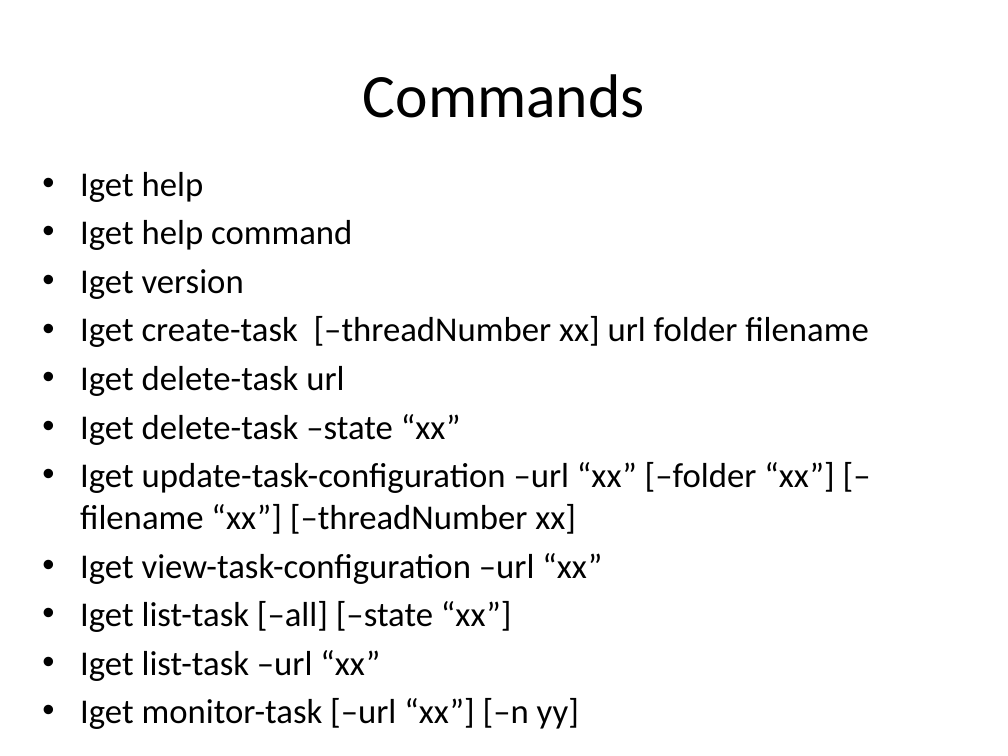
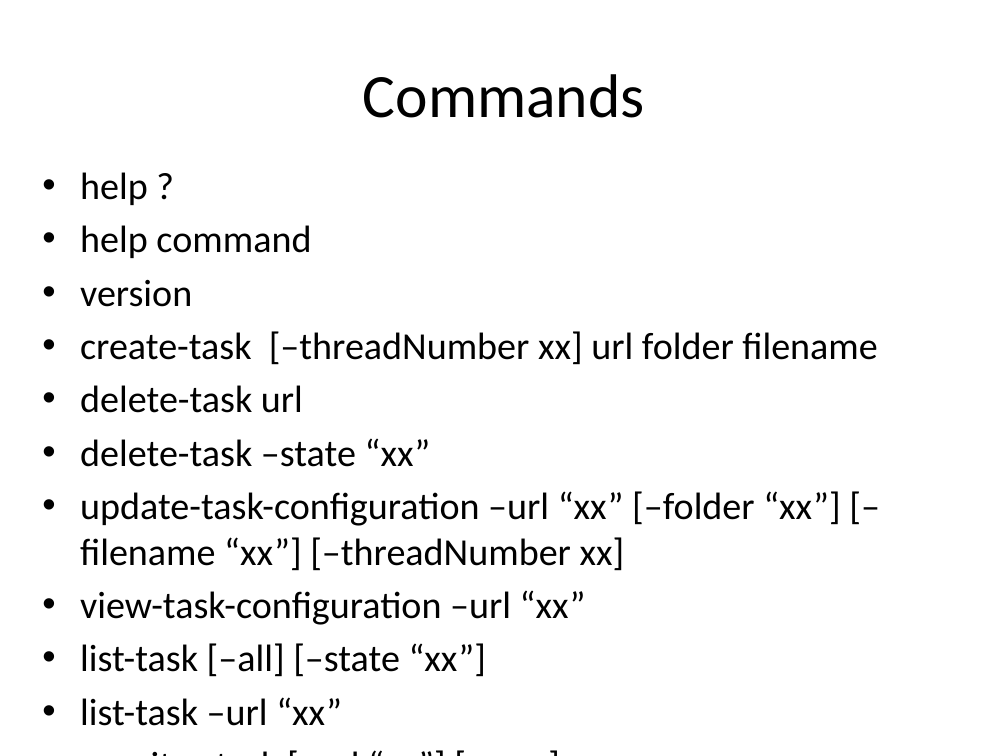
Before and after one commit to TracyLu/JavaStudyProjects, a slide deck: slide 3 of doc/DownloadMetadata.pptx. Drawn at 1008x756 pixels with LibreOffice and Linux fonts; fonts in the diff are those of the drawing. Boxes give left, top, right and bottom in pixels: in the first picture for what was removed or moved away, otherwise in the second. Text is boxed around its words. In the diff, an @@ line names an element or a change of style, - is before the commit and + after.

Commit message:
Added RequestDeserializer, ResponseSerializer and CreateTaskService
RequestDeserializer: we use reflect to generate request
ResonseSerializer: we use it to serialize response to string
CreateTaskService: response for downloading

```diff
--- a/doc/DownloadMetadata.pptx
+++ b/doc/DownloadMetadata.pptx
@@ text at (x1=80, y1=172, x2=877, y2=726): text changed; size 24.8 to 27.2 pt @@
-• Iget help
-• Iget help command
-• Iget version
-• Iget create-task [–threadNumber xx] url folder filename
-• Iget delete-task url
-• Iget delete-task –state “xx”
-• Iget update-task-configuration –url “xx” [–folder “xx”] [–filename “xx”] [–threadNumber xx]
-• Iget view-task-configuration –url “xx”
-• Iget list-task [–all] [–state “xx”]
-• Iget list-task –url “xx”
-• Iget monitor-task [–url “xx”] [–n yy]
+• help ?
+• help command
+• version
+• create-task [–threadNumber xx] url folder filename
+• delete-task url
+• delete-task –state “xx”
+• update-task-configuration –url “xx” [–folder “xx”] [–filename “xx”] [–threadNumber xx]
+• view-task-configuration –url “xx”
+• list-task [–all] [–state “xx”]
+• list-task –url “xx”
+• monitor-task [–url “xx”] [–n yy]
```
Also in this commit, not shown: 21 other files.
